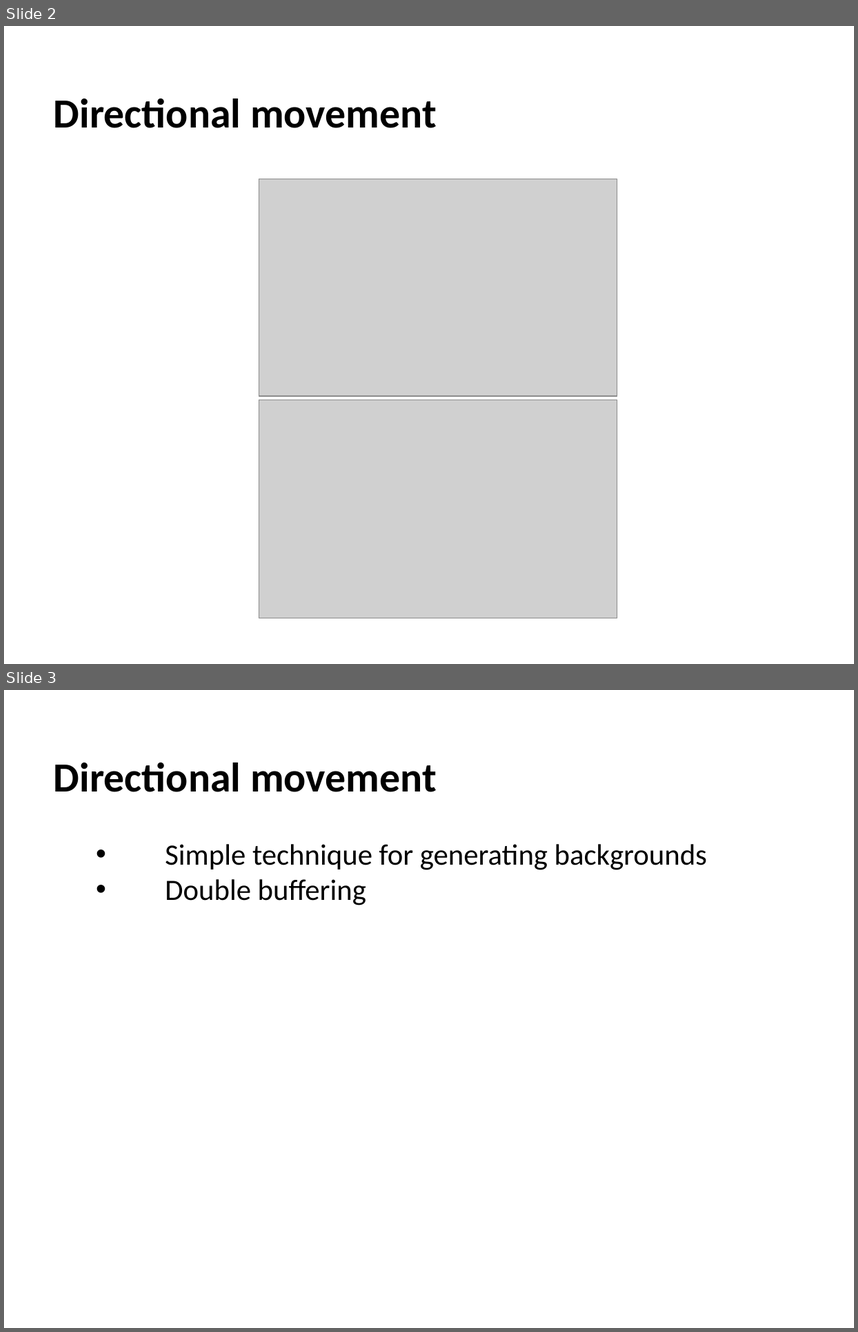
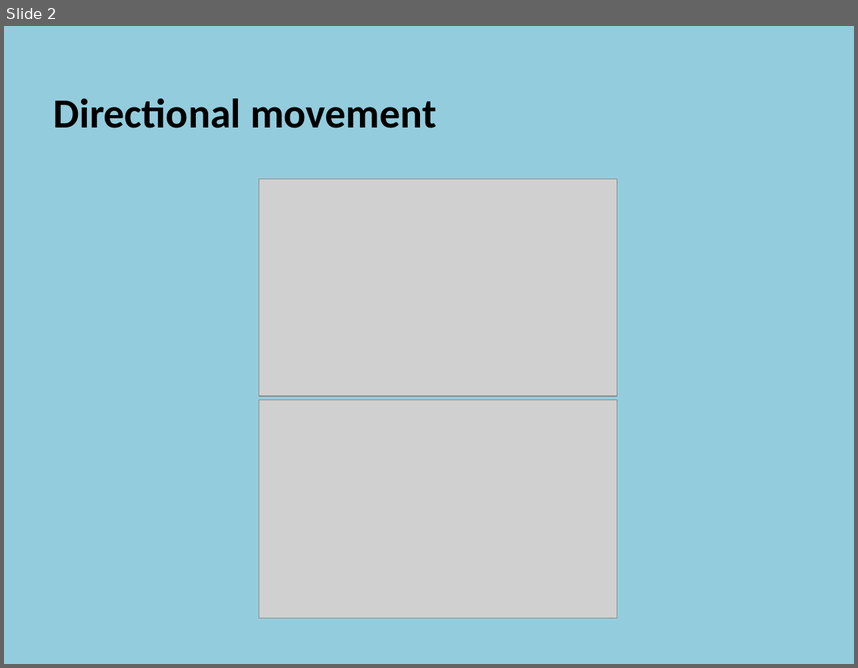
Before and after one commit to szetko/course-materials, a slide deck: Programming 4/05.1 Directional Sprites/05.1 Directional Sprites.pptx. Shown one above the other, each under a label of ours: slides 2 and 3 before the commit, slide 2 after it. The pictures are 858x1332 and 858x668 pixels, drawn with LibreOffice and Linux fonts; fonts in the diff are those of the drawing; grey boxes stand for pictures. Boxes give left, top, right and bottom in pixels: in the first picture for what was removed or moved away, otherwise in the second. Text is boxed around its words. In the diff, an @@ line names an element or a change of style, - is before the commit and + after.

Commit message:
Update 05.1 Directional Sprites PP

```diff
--- a/Programming 4/05.1 Directional Sprites/05.1 Directional Sprites.pptx
+++ b/Programming 4/05.1 Directional Sprites/05.1 Directional Sprites.pptx
@@ slide 3 removed at box(4, 690, 854, 1328), background #FFFFFF @@
@@ text removed at box(54, 762, 707, 905) @@
-  Directional movement
-    • Simple technique for generating backgrounds
-    • Double buffering
@@ slide 2 changed as well @@
@@ background #FFFFFF to #93CDDD @@
```
Also in this commit, not shown: 1 other slide changed, 15 slides added.
